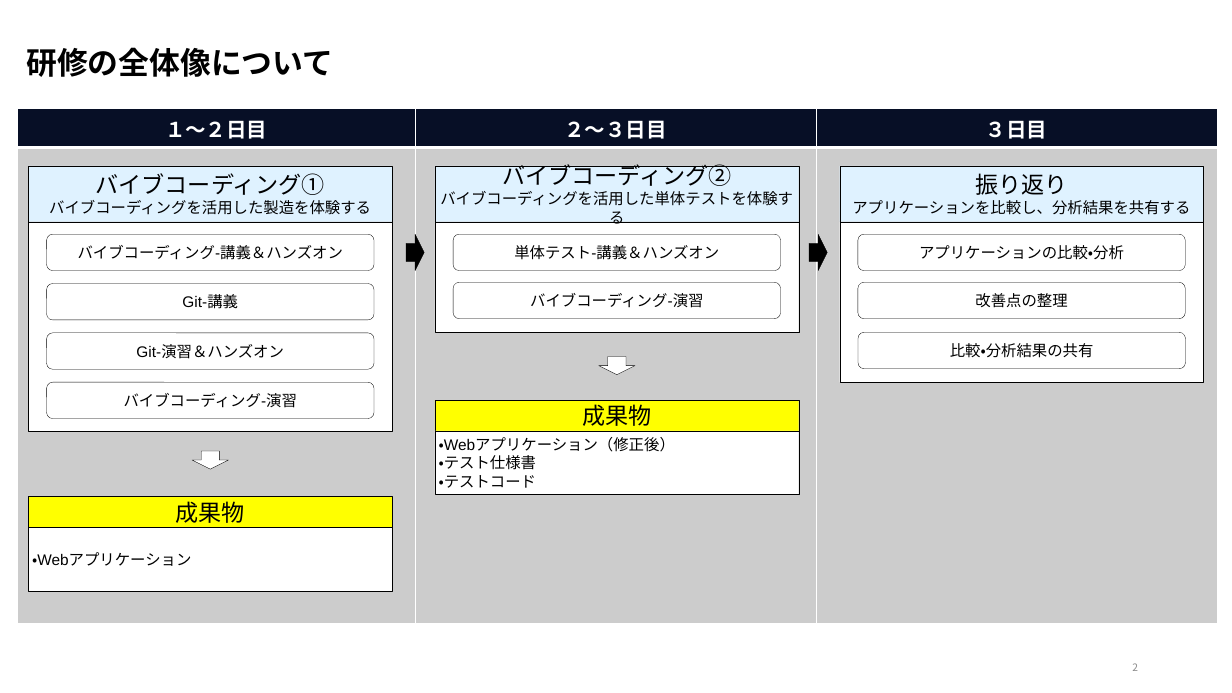
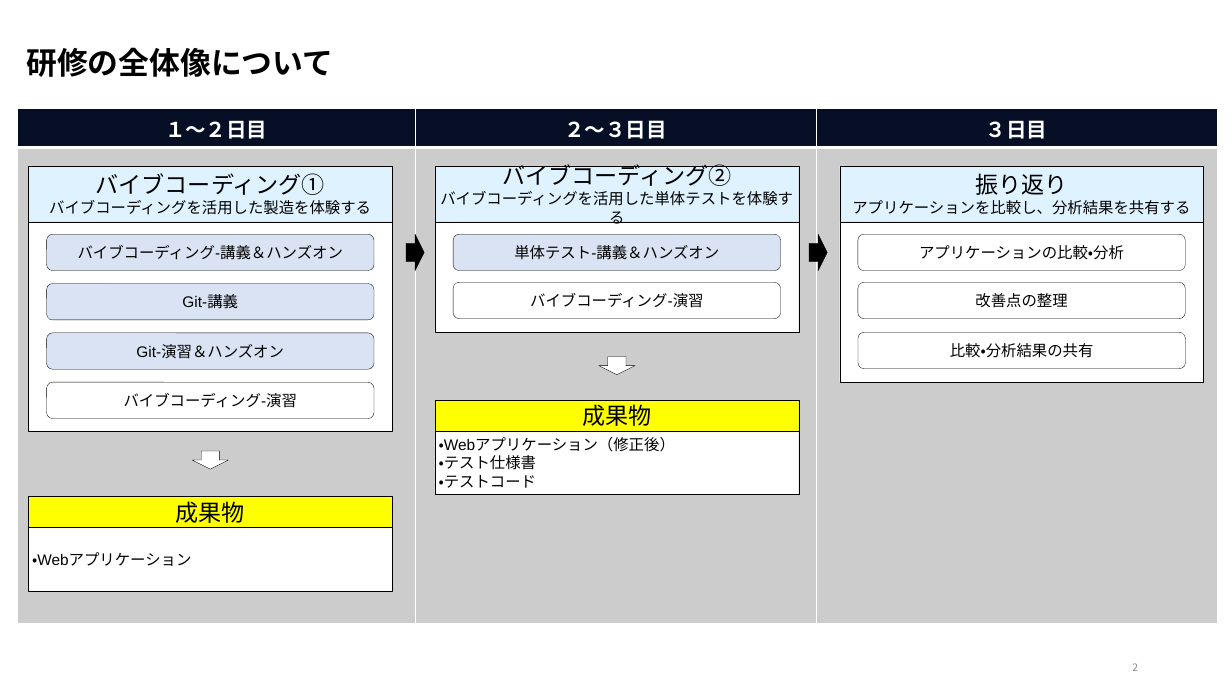
Before and after one commit to nishida2073/ai_navive, a slide deck: slide 2 of 00_オリエンテーション/【AI Native研修-バイブコーディング】研修の概要.pptx. Drawn at 1232x693 pixels with LibreOffice and Linux fonts; fonts in the diff are those of the drawing. Boxes give left, top, right and bottom in pixels: in the first picture for what was removed or moved away, otherwise in the second. Text is boxed around its words. In the diff, an @@ line names an element or a change of style, - is before the commit and + after.

```diff
--- a/00_オリエンテーション/【AI Native研修-バイブコーディング】研修の概要.pptx
+++ b/00_オリエンテーション/【AI Native研修-バイブコーディング】研修の概要.pptx
@@ fill #FFFFFF to #DAE3F3 in 4 elements at [46,333,373,369], [46,235,373,271], [46,284,373,320], [453,235,780,271] @@
```
Also in this commit, not shown: 3 other slides changed, 2 other files.
